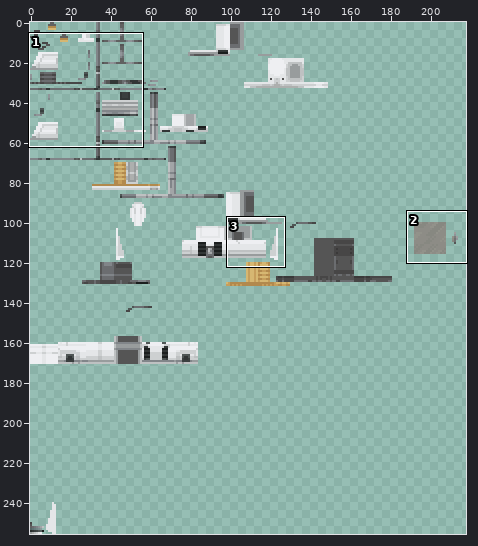
Two states of a sprite sheet, resources/models/vehicles/AvA-616 speederbike/white.png. Above: a wide view before the commit, with the close-up outlined.
Close-up. First the earlier version:
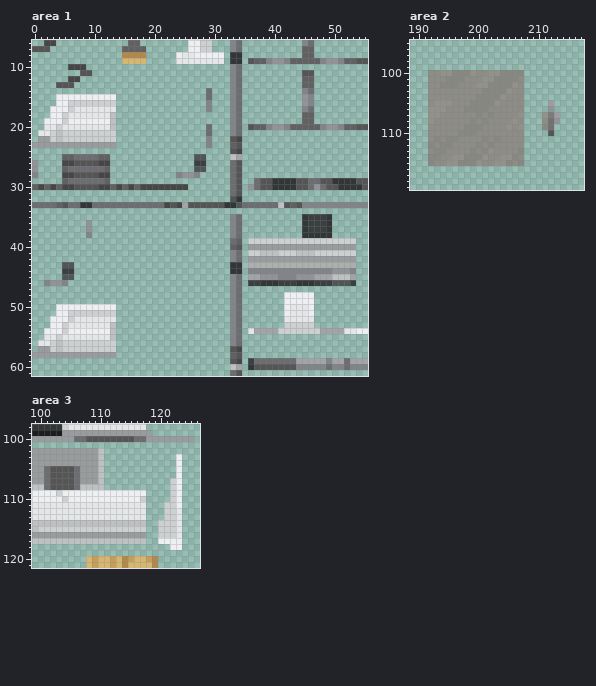
The file is 256x256 pixels. Colours within 5 levels of each other are drawn and written as one. Shown: area 1: x 0..55, y 6..61; area 2: x 189..217, y 95..119; area 3: x 99..126, y 98..121. The wide view leaves out empty margins. The commit also changed other parts of the picture, which this record leaves out.
And afterwards:
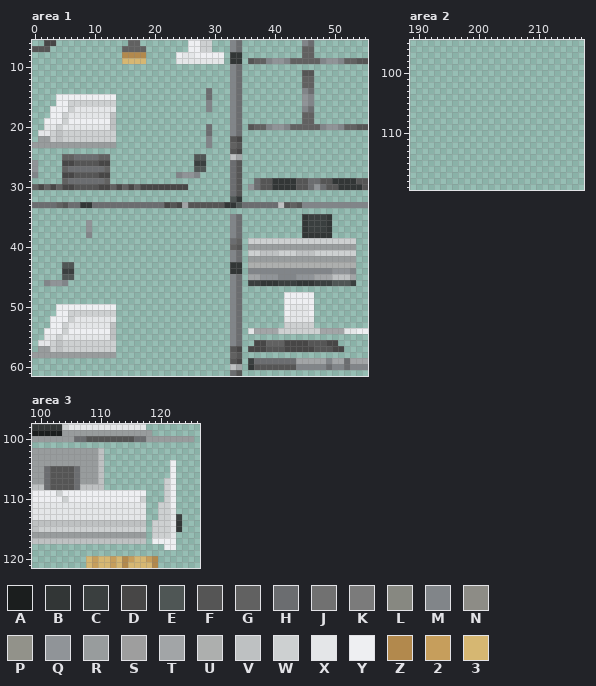
Palette (. is transparent): A #1b1e1e  B #323636  C #3a3f3f  D #474646  E #4f5655  F #555555  G #616161  H #6b6d70  J #717171  K #7b7b7b  L #878881  M #818589  N #8d8c86  P #92928a  Q #909498  R #989c9d  S #9e9e9e  T #a2a5a7  U #adafae  V #bec1c2  W #cdd0d1  X #e4e6e8  Y #eeeff2  Z #b2894d  2 #c69e5c  3 #d6b772
Changes in this commit:
--- area 1
@@ x 2..11 @@
  9 ..........
-10 ....DDD...
-11 ......FF..
-12 ....DD....
-13 ..FFF.....
+10 ..........
+11 ..........
+12 ..........
+13 ..........
 14 ..........
@@ x 34..53 @@
 55 H...................
-56 H...................
-57 D...................
+56 H..DDGGGDDDDFFFDD...
+57 D.DDDFFFDDDDDFFFDD..
 58 F...................
--- area 2
@@ x 189..217 @@
  99 .............................
-100 ...NNPPLLLPNNPPLLLL..........
-101 ...NNNLLLNNNPPLLLLN..........
-102 ...NNLLLNNNPPLLLLPN..........
-103 ...NNNNNNNNNLLLLPNN..........
-104 ...NNNNNNNNLLLLPNNN..........
-105 ...NPPPNNNLLLLPNNNN....S.....
-106 ...PPPNNNLLLLNNNNNN....Q.....
-107 ...PPNNNNNNLNLNNNNP...PKS....
-108 ...PNNNNNNLNLNNNNPN...NJQ....
-109 ...NNNNNNLLLNNNNPNP...LJ.....
-110 ...NNNNNLLLNNNNNNNN....F.....
-111 ...NLNLLNNNNLNLNNNN..........
-112 ...LNLLNNNNLNLNNNNN..........
-113 ...NLLNNNNLNLPNNNNL..........
-114 ...LLNNPPLLLPNNPPLN..........
-115 ...LNNPPLLLPNNPPLNL..........
+100 .............................
+101 .............................
+102 .............................
+103 .............................
+104 .............................
+105 .............................
+106 .............................
+107 .............................
+108 .............................
+109 .............................
+110 .............................
+111 .............................
+112 .............................
+113 .............................
+114 .............................
+115 .............................
 116 .............................
--- area 3
@@ x 117..125 @@
 102 .........
-103 ......Y..
-104 ......Y..
-105 ......Y..
-106 ......Y..
-107 .....WY..
-108 .....WY..
-109 Y....WY..
-110 W....WY..
-111 X...WWY..
-112 X...WWX..
-113 X...WWX..
-114 V..WWWX..
-115 W..WWWX..
-116 R..WWWX..
-117 V..YYYY..
-118 .....YY..
+103 .........
+104 .....Y...
+105 .....Y...
+106 .....Y...
+107 ....WY...
+108 ....WY...
+109 Y...WY...
+110 W...WY...
+111 X..WWY...
+112 X..WWX...
+113 X..WWXC..
+114 V.WWWXB..
+115 W.WWWXB..
+116 R.WWWX...
+117 V.YYYY...
+118 ....YY...
 119 .........
Pixel boxes of the changes (left, top, right, bottom) in both close-ups:
erased: (56, 64, 92, 88)
added: (248, 340, 344, 352)
erased: (428, 70, 560, 166)
changed: (152, 454, 182, 550)
